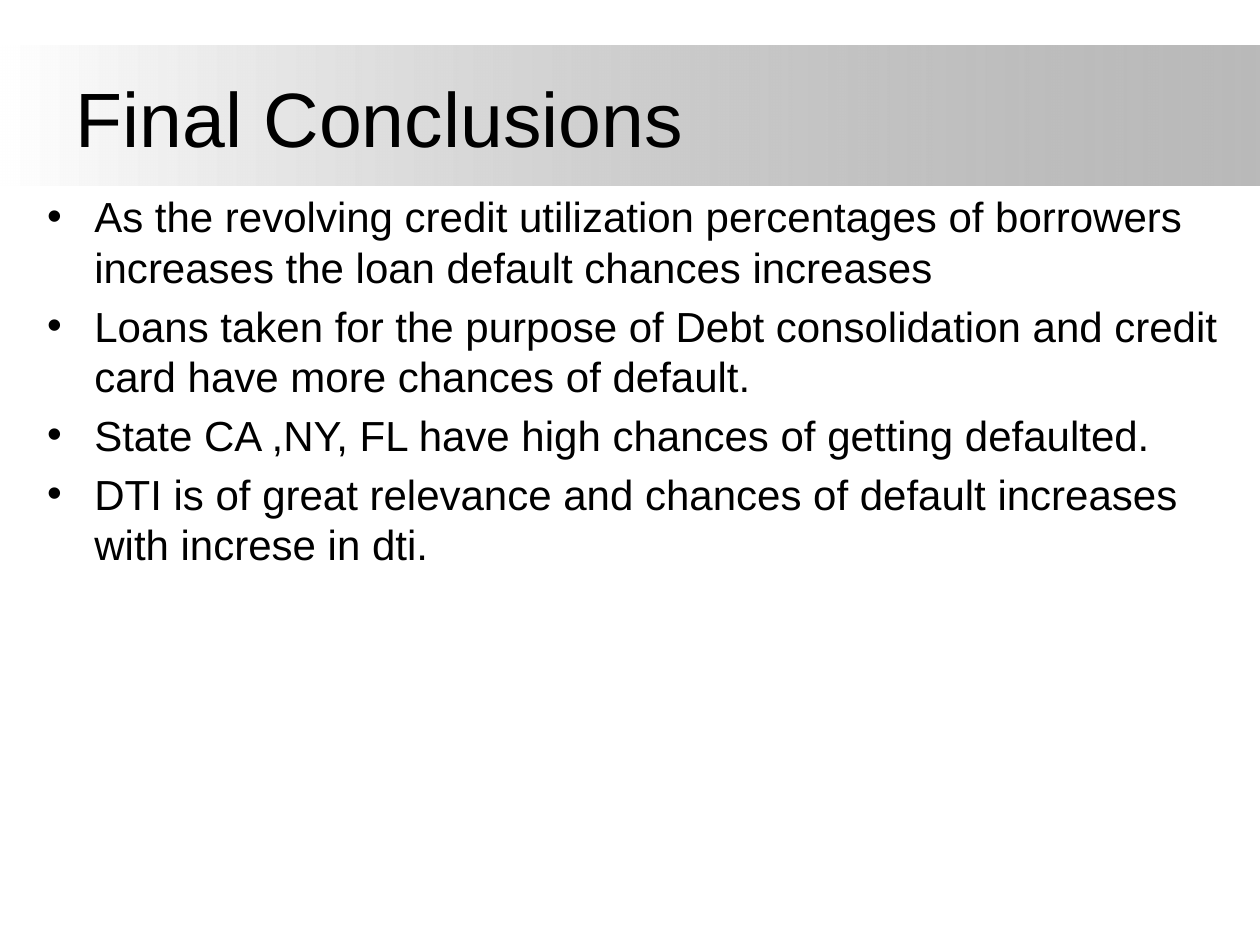
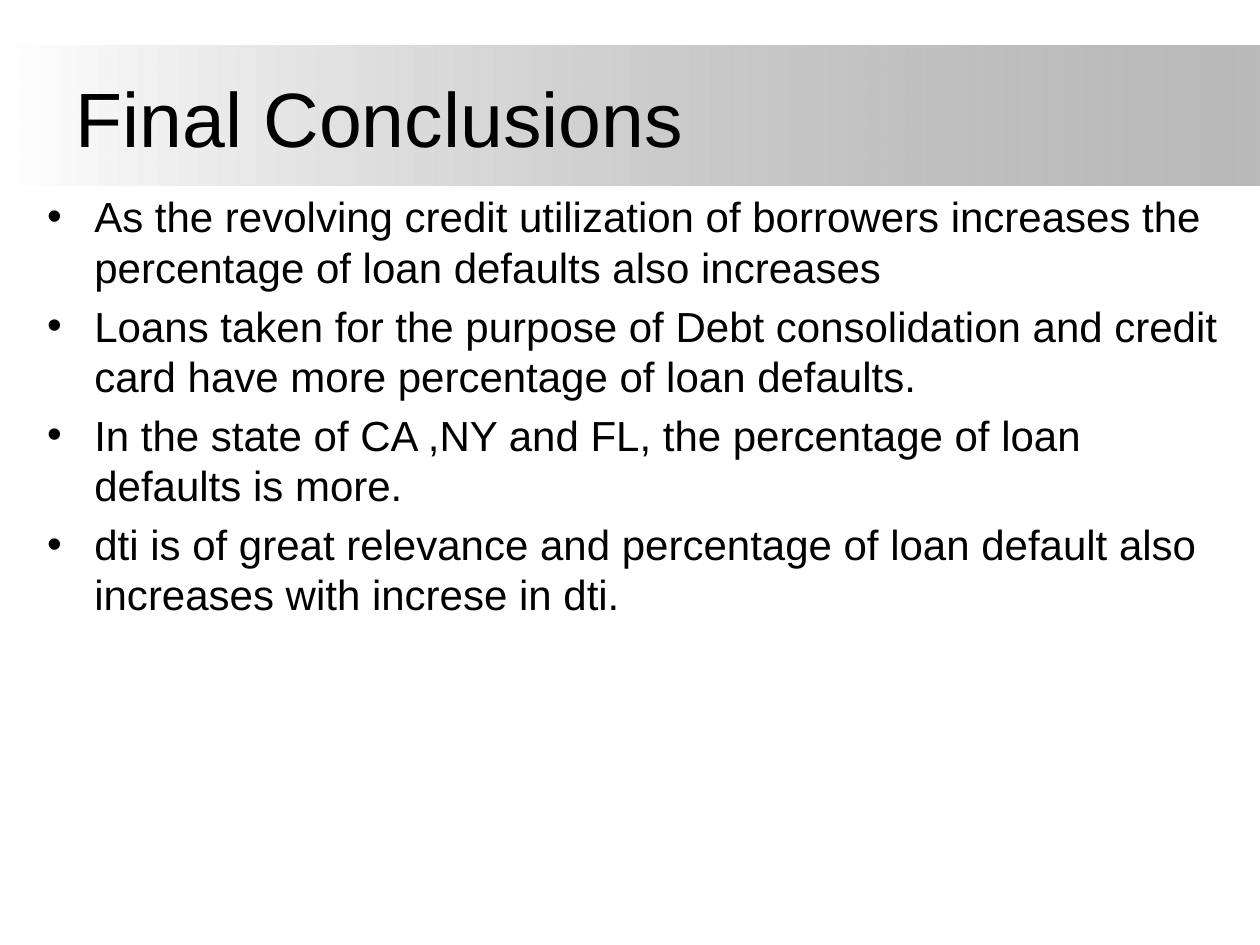
Before and after one commit to VipinJaguri/LendingClubCaseStudy, a slide deck: slide 21 of Lending_club_case_study.pptx. Drawn at 1260x945 pixels with LibreOffice and Linux fonts; fonts in the diff are those of the drawing; background and template pictures are left out. Boxes give left, top, right and bottom in pixels: in the first picture for what was removed or moved away, otherwise in the second. Text is boxed around its words. In the diff, an @@ line names an element or a change of style, - is before the commit and + after.

```diff
--- a/Lending_club_case_study.pptx
+++ b/Lending_club_case_study.pptx
@@ text at [94, 201, 1217, 611]: text changed @@
-• As the revolving credit utilization percentages of borrowers increases the loan default chances increases
-• Loans taken for the purpose of Debt consolidation and credit card have more chances of default.
-• State CA ,NY, FL have high chances of getting defaulted.
-• DTI is of great relevance and chances of default increases with increse in dti.
+• As the revolving credit utilization of borrowers increases the percentage of loan defaults also increases
+• Loans taken for the purpose of Debt consolidation and credit card have more percentage of loan defaults.
+• In the state of CA ,NY and FL, the percentage of loan defaults is more.
+• dti is of great relevance and percentage of loan default also increases with increse in dti.
```
Also in this commit, not shown: 5 other slides changed.
